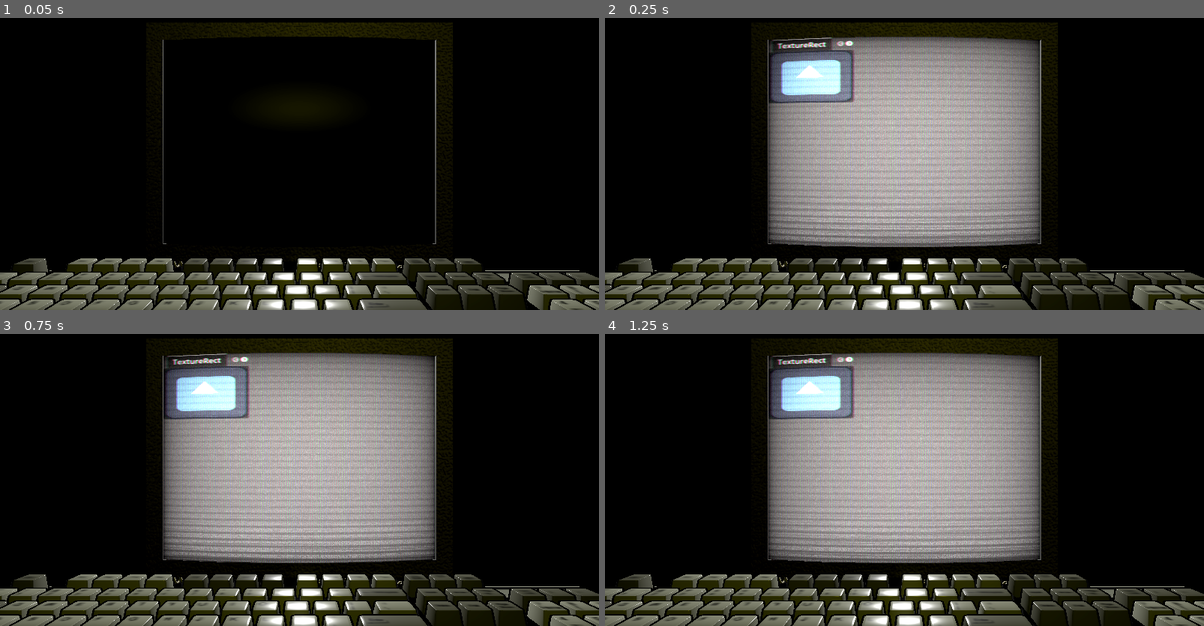
Above: before the commit, frames 1-4 (two rows, left to right).
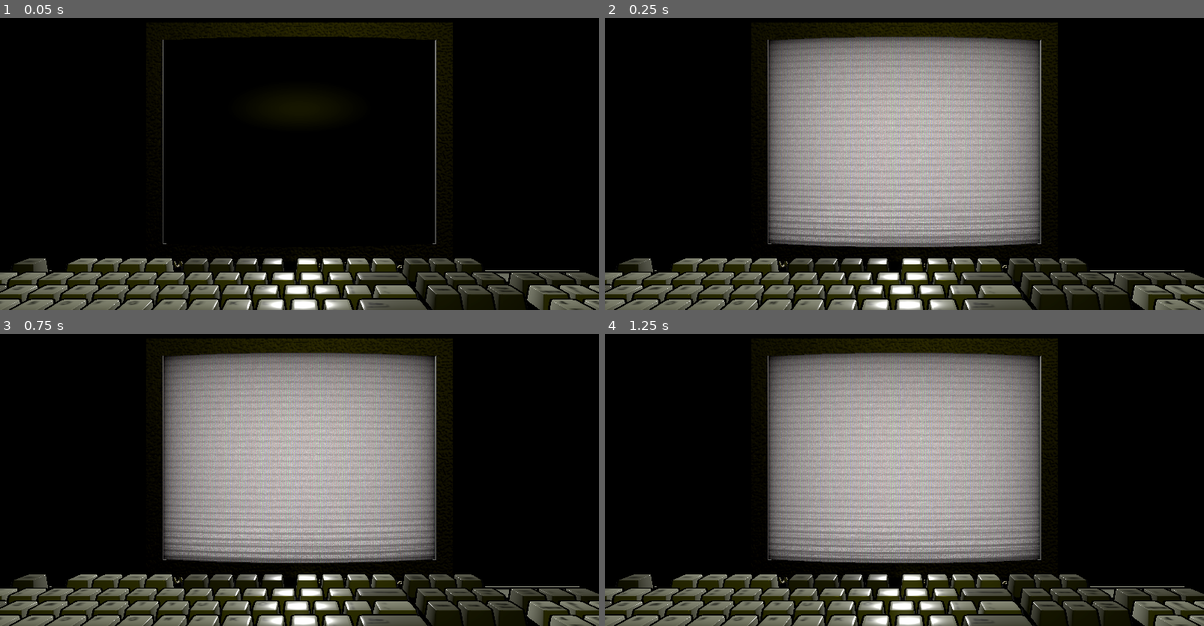
Above: after the commit, the same moments.

Repository: paulo-vc/computer_screen_godot
Game: Godot game, scene res://node_3d.tscn
Same seed, same stepped clock (60 frames per second), same inputs: the game is played once before the commit and once after it. The engine's default icon, where the game draws it, is replaced by a stand-in: a white triangle on a blue panel in a dark square.
Inputs (mouse positions are in pixels of both pictures, inside the frame that each line leads up to):
- Up to frame 1 (0.05 s): no input
- Up to frame 2 (0.25 s): no input
- Up to frame 3 (0.75 s): move the mouse to (431, 442) at 0.52 s; click (431, 442) at 0.67 s
- Up to frame 4 (1.25 s): no input

Frame 1 is identical in both runs. In frame 2, 2.9% of the frame differs, in the area x 27-42%, y 6-79%; in frame 3, 2.9%; in frame 4, 2.9%.

Commit message:
Update node_3d.tscn

Diff:
--- a/node_3d.tscn
+++ b/node_3d.tscn
@@ -1,6 +1,5 @@
 [gd_scene format=4 uid="uid://da2vcotl4bum6"]
 
-[ext_resource type="Texture2D" uid="uid://8c3gpdk1fits" path="res://assets/icon.svg" id="1_a202f"]
 [ext_resource type="Script" uid="uid://q7mo41m70yyf" path="res://computer.gd" id="1_noarx"]
 [ext_resource type="Texture2D" uid="uid://cgpl8harra8ep" path="res://assets/plastic-texture2.jpg" id="2_i5arm"]
 [ext_resource type="Script" uid="uid://dme4efv6gtju3" path="res://player_camera.gd" id="3_a0tk4"]
@@ -187,7 +186,7 @@
 
 [node name="SubViewport" type="SubViewport" parent="Computer" unique_id=410478898]
 
-[node name="Control" type="Control" parent="Computer/SubViewport" unique_id=701354575]
+[node name="Terminal" type="Control" parent="Computer/SubViewport" unique_id=701354575]
 layout_mode = 3
 anchors_preset = 15
 anchor_right = 1.0
@@ -195,29 +194,7 @@
 grow_horizontal = 2
 grow_vertical = 2
 
-[node name="TabContainer" type="TabContainer" parent="Computer/SubViewport/Control" unique_id=1508642751]
-layout_mode = 0
-offset_right = 163.0
-offset_bottom = 159.0
-current_tab = 0
-
-[node name="TextureRect" type="TextureRect" parent="Computer/SubViewport/Control/TabContainer" unique_id=312074482]
-layout_mode = 2
-texture = ExtResource("1_a202f")
-metadata/_tab_index = 0
-
-[node name="TextureRect2" type="TextureRect" parent="Computer/SubViewport/Control/TabContainer" unique_id=1991050777]
-visible = false
-layout_mode = 2
-metadata/_tab_index = 1
-
-[node name="TextureRect3" type="TextureRect" parent="Computer/SubViewport/Control/TabContainer" unique_id=159837054]
-visible = false
-layout_mode = 2
-texture = ExtResource("1_a202f")
-metadata/_tab_index = 2
-
-[node name="ColorRect" type="ColorRect" parent="Computer/SubViewport/Control" unique_id=1594787251]
+[node name="ColorRect" type="ColorRect" parent="Computer/SubViewport/Terminal" unique_id=1594787251]
 material = SubResource("ShaderMaterial_jka67")
 layout_mode = 1
 anchors_preset = 15
@@ -227,6 +204,11 @@
 grow_vertical = 2
 mouse_filter = 2
 
+[node name="Control" type="Control" parent="Computer/SubViewport/Terminal" unique_id=80244102]
+anchors_preset = 0
+offset_right = 40.0
+offset_bottom = 40.0
+
 [node name="Screen" type="MeshInstance3D" parent="Computer" unique_id=1678533972]
 transform = Transform3D(0.5, -4.371139e-08, -7.54979e-08, -4.371139e-08, -0.5, 6.600236e-15, -7.54979e-08, 0, -0.5, -0.0001578778, 0, 0.20966452)
 mesh = SubResource("ArrayMesh_jsk3o")
